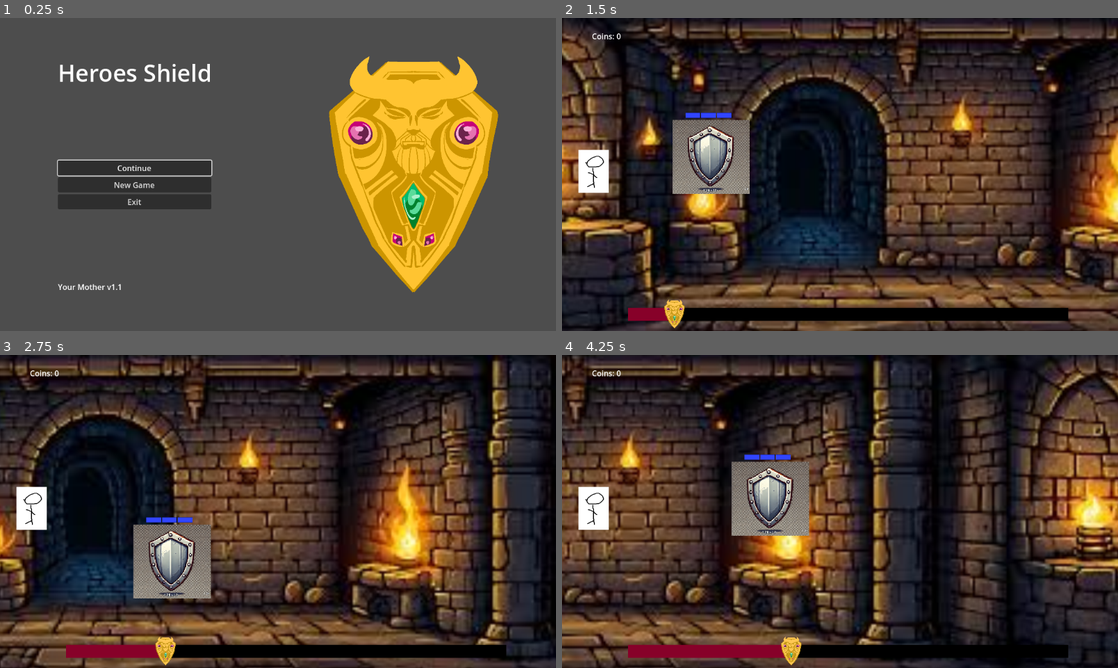
Above: before the commit, frames 1-4 (two rows, left to right).
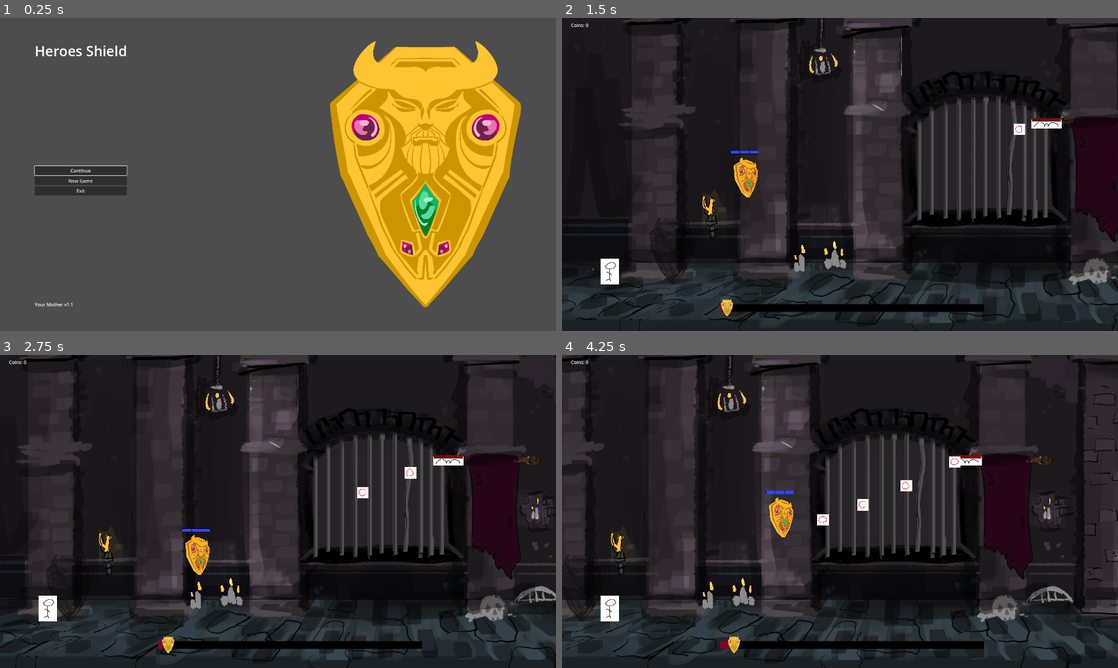
Above: after the commit, the same moments.

Repository: Cookie-Tin-Studios/Heroes-Shield
Game: Godot game, scene res://scenes/menu/main_menu.tscn
Two runs of this game, one before a commit and one after it. Both use one fixed random seed, a clock stepped at 60 frames per second and the inputs below.
Inputs (mouse positions are in pixels of both pictures, inside the frame that each line leads up to):
- Up to frame 1 (0.25 s): no input
- Up to frame 2 (1.5 s): click "New Game" at 0.5 s; move the mouse to (962, 158) at 1.27 s; hold Right (ui_right) from 1.28 s (still down); click (962, 158) at 1.35 s
- Up to frame 3 (2.75 s): move the mouse to (166, 527) at 2.02 s; release Right (ui_right) at 2.03 s; hold Down (ui_down) from 2.03 s (still down); click (166, 527) at 2.1 s
- Up to frame 4 (4.25 s): move the mouse to (895, 442) at 2.77 s; release Down (ui_down) at 2.78 s; hold Right (ui_right) 2.78-3.53 s; click (895, 442) at 2.85 s; move the mouse to (812, 574) at 3.52 s; hold Up (ui_up) from 3.53 s (still down); click (812, 574) at 3.6 s

The runs differ from the first frame. In frame 1, 17% of the frame differs, in the area x 6-94%, y 7-93%; in frame 2, 73%, in the area x 0-100%, y 0-100%; in frame 3, 72%; in frame 4, 71%.

Commit message:
Add new assets

Diff:
--- a/project.godot
+++ b/project.godot
@@ -23,6 +23,8 @@
 
 [display]
 
+window/size/viewport_width=1920
+window/size/viewport_height=1080
 window/stretch/mode="viewport"
 
 [dotnet]
@@ -43,12 +45,37 @@
 , Object(InputEventJoypadButton,"resource_local_to_scene":false,"resource_name":"","device":-1,"button_index":0,"pressure":0.0,"pressed":false,"script":null)
 ]
 }
+ui_left={
+"deadzone": 0.5,
+"events": [Object(InputEventKey,"resource_local_to_scene":false,"resource_name":"","device":0,"window_id":0,"alt_pressed":false,"shift_pressed":false,"ctrl_pressed":false,"meta_pressed":false,"pressed":false,"keycode":4194319,"physical_keycode":0,"key_label":0,"unicode":0,"location":0,"echo":false,"script":null)
+, Object(InputEventJoypadButton,"resource_local_to_scene":false,"resource_name":"","device":0,"button_index":13,"pressure":0.0,"pressed":false,"script":null)
+, Object(InputEventJoypadMotion,"resource_local_to_scene":false,"resource_name":"","device":0,"axis":0,"axis_value":-1.0,"script":null)
+, Object(InputEventKey,"resource_local_to_scene":false,"resource_name":"","device":-1,"window_id":0,"alt_pressed":false,"shift_pressed":false,"ctrl_pressed":false,"meta_pressed":false,"pressed":false,"keycode":0,"physical_keycode":65,"key_label":0,"unicode":97,"location":0,"echo":false,"script":null)
+]
+}
+ui_right={
+"deadzone": 0.5,
+"events": [Object(InputEventKey,"resource_local_to_scene":false,"resource_name":"","device":0,"window_id":0,"alt_pressed":false,"shift_pressed":false,"ctrl_pressed":false,"meta_pressed":false,"pressed":false,"keycode":4194321,"physical_keycode":0,"key_label":0,"unicode":0,"location":0,"echo":false,"script":null)
+, Object(InputEventJoypadButton,"resource_local_to_scene":false,"resource_name":"","device":0,"button_index":14,"pressure":0.0,"pressed":false,"script":null)
+, Object(InputEventJoypadMotion,"resource_local_to_scene":false,"resource_name":"","device":0,"axis":0,"axis_value":1.0,"script":null)
+, Object(InputEventKey,"resource_local_to_scene":false,"resource_name":"","device":-1,"window_id":0,"alt_pressed":false,"shift_pressed":false,"ctrl_pressed":false,"meta_pressed":false,"pressed":false,"keycode":0,"physical_keycode":68,"key_label":0,"unicode":100,"location":0,"echo":false,"script":null)
+]
+}
 ui_up={
 "deadzone": 0.5,
 "events": [Object(InputEventKey,"resource_local_to_scene":false,"resource_name":"","device":0,"window_id":0,"alt_presse …(194 unchanged characters)…
 , Object(InputEventJoypadButton,"resource_local_to_scene":false,"resource_name":"","device":0,"button_index":11,"pressure":0.0,"pressed":false,"script":null)
 , Object(InputEventJoypadMotion,"resource_local_to_scene":false,"resource_name":"","device":0,"axis":1,"axis_value":-1.0,"script":null)
 , Object(InputEventKey,"resource_local_to_scene":false,"resource_name":"","device":0,"window_id":0,"alt_pressed":false, …(185 unchanged characters)…
+, Object(InputEventKey,"resource_local_to_scene":false,"resource_name":"","device":-1,"window_id":0,"alt_pressed":false,"shift_pressed":false,"ctrl_pressed":false,"meta_pressed":false,"pressed":false,"keycode":0,"physical_keycode":87,"key_label":0,"unicode":119,"location":0,"echo":false,"script":null)
+]
+}
+ui_down={
+"deadzone": 0.5,
+"events": [Object(InputEventKey,"resource_local_to_scene":false,"resource_name":"","device":0,"window_id":0,"alt_pressed":false,"shift_pressed":false,"ctrl_pressed":false,"meta_pressed":false,"pressed":false,"keycode":4194322,"physical_keycode":0,"key_label":0,"unicode":0,"location":0,"echo":false,"script":null)
+, Object(InputEventJoypadButton,"resource_local_to_scene":false,"resource_name":"","device":0,"button_index":12,"pressure":0.0,"pressed":false,"script":null)
+, Object(InputEventJoypadMotion,"resource_local_to_scene":false,"resource_name":"","device":0,"axis":1,"axis_value":1.0,"script":null)
+, Object(InputEventKey,"resource_local_to_scene":false,"resource_name":"","device":-1,"window_id":0,"alt_pressed":false,"shift_pressed":false,"ctrl_pressed":false,"meta_pressed":false,"pressed":false,"keycode":0,"physical_keycode":83,"key_label":0,"unicode":115,"location":0,"echo":false,"script":null)
 ]
 }
 Pause={
--- a/scenes/HUD.tscn
+++ b/scenes/HUD.tscn
@@ -19,6 +19,7 @@
 offset_top = 26.0
 offset_right = 137.0
 offset_bottom = 74.0
+scale = Vector2(2, 2)
 
 [node name="Panel" type="Panel" parent="Control"]
 layout_mode = 2
@@ -31,10 +32,10 @@
 
 [node name="ProgressBar" type="ProgressBar" parent="Control"]
 layout_mode = 0
-offset_left = 75.0
-offset_top = 574.0
-offset_right = 987.0
-offset_bottom = 601.0
+offset_left = 515.0
+offset_top = 974.0
+offset_right = 1427.0
+offset_bottom = 1001.0
 theme_override_styles/background = SubResource("StyleBoxFlat_aoc6w")
 theme_override_styles/fill = SubResource("StyleBoxFlat_a8d5m")
 show_percentage = false
--- a/scenes/background.tscn
+++ b/scenes/background.tscn
@@ -1,13 +1,13 @@
 [gd_scene load_steps=2 format=3 uid="uid://cn3lii7exa78k"]
 
-[ext_resource type="Texture2D" uid="uid://dd7txxotnxl2a" path="res://assets/sprites/bad background.jpeg" id="1_42gn5"]
+[ext_resource type="Texture2D" uid="uid://ccnlg02iy2f2" path="res://assets/sprites/backgrounds/BG_Concept art.png" id="1_2siw2"]
 
 [node name="Background" type="ParallaxBackground"]
 
 [node name="ParallaxLayer" type="ParallaxLayer" parent="."]
 position = Vector2(1, 0)
-motion_scale = Vector2(0.5, 0.5)
-motion_mirroring = Vector2(367, 0)
+motion_scale = Vector2(2, 2)
+motion_mirroring = Vector2(5400, 0)
 
 [node name="Sprite2D" type="Sprite2D" parent="ParallaxLayer"]
 texture_repeat = 2
@@ -16,4 +16,4 @@
 offset_left = -0.666667
 offset_right = 366.333
 offset_bottom = 137.0
-texture = ExtResource("1_42gn5")
+texture = ExtResource("1_2siw2")
--- a/scenes/main.tscn
+++ b/scenes/main.tscn
@@ -5,6 +5,7 @@
 [ext_resource type="PackedScene" uid="uid://cn3lii7exa78k" path="res://scenes/background.tscn" id="3_3s816"]
 [ext_resource type="PackedScene" uid="uid://dtj2jcj8eeq22" path="res://scenes/HUD.tscn" id="5_scp5s"]
 [ext_resource type="PackedScene" uid="uid://ei3etn0w5se4" path="res://scenes/menu/pause_menu.tscn" id="5_yooe3"]
+[ext_resource type="PackedScene" uid="uid://cagf0iwwh4c62" path="res://scenes/mob_bat.tscn" id="6_cpf26"]
 
 [sub_resource type="GDScript" id="GDScript_81rl6"]
 script/source = "extends Node2D
@@ -27,24 +28,29 @@
 
 [node name="Idiot_hero" parent="." instance=ExtResource("2_jn0l8")]
 z_as_relative = false
-position = Vector2(130, 639)
+position = Vector2(319, 1761)
 
 [node name="Camera2D" type="Camera2D" parent="Idiot_hero"]
-position = Vector2(1021, 12)
+position = Vector2(1590, -669)
 scale = Vector2(1, 8.72)
 zoom = Vector2(0.5, 0.5)
 
 [node name="Background" parent="Idiot_hero/Camera2D" instance=ExtResource("3_3s816")]
-scale = Vector2(10, 10)
-transform = Transform2D(10, 0, 0, 10, 0, 0)
+scale = Vector2(1.15, 1.15)
+transform = Transform2D(1.15, 0, 0, 1.15, 0, 0)
 
 [node name="Shield" parent="." instance=ExtResource("2_w3671")]
-position = Vector2(629, 578)
+position = Vector2(1271, 1112)
 
 [node name="HUD" parent="." instance=ExtResource("5_scp5s")]
+scale = Vector2(0.5, 0.5)
+transform = Transform2D(0.5, 0, 0, 0.5, 0, 0)
 
 [node name="Control" type="Control" parent="."]
 layout_mode = 3
 anchors_preset = 0
 offset_right = 40.0
 offset_bottom = 40.0
+
+[node name="Mob_bat" parent="." instance=ExtResource("6_cpf26")]
+position = Vector2(3467, 705)
--- a/scenes/shield.tscn
+++ b/scenes/shield.tscn
@@ -1,7 +1,7 @@
-[gd_scene load_steps=8 format=3 uid="uid://bumwv0mx5w6aq"]
+[gd_scene load_steps=9 format=3 uid="uid://bumwv0mx5w6aq"]
 
-[ext_resource type="Texture2D" uid="uid://dtumenqgkxig" path="res://assets/sprites/bad shield.webp" id="1_1ilqa"]
 [ext_resource type="Script" path="res://scripts/shield/shield_health.gd" id="1_xflaf"]
+[ext_resource type="Texture2D" uid="uid://p5ced0yg4xrt" path="res://assets/sprites/shield/shield_Hero_main.png" id="2_guw5v"]
 [ext_resource type="Script" path="res://scripts/shield/health.gd" id="3_y2w1u"]
 [ext_resource type="Texture2D" uid="uid://5niwyw3ix51d" path="res://assets/sprites/shield_health/full_shield.png" id="4_1bor1"]
 [ext_resource type="Texture2D" uid="uid://dwpkqpico3ci5" path="res://assets/sprites/shield_health/empty_shield.png" id="5_hynbo"]
@@ -10,7 +10,7 @@
 radius = 115.0
 
 [sub_resource type="CircleShape2D" id="CircleShape2D_4icvd"]
-radius = 400.005
+radius = 196.163
 
 [sub_resource type="CircleShape2D" id="CircleShape2D_ey6sh"]
 radius = 141.089
@@ -22,7 +22,7 @@
 
 [node name="Sprite2D" type="Sprite2D" parent="."]
 scale = Vector2(0.313477, 0.300293)
-texture = ExtResource("1_1ilqa")
+texture = ExtResource("2_guw5v")
 
 [node name="Physical CollisionShape2D" type="CollisionShape2D" parent="."]
 shape = SubResource("CircleShape2D_3sjvr")
@@ -37,13 +37,12 @@
 [node name="DamageZoneCollision" type="CollisionShape2D" parent="DamageArea"]
 shape = SubResource("CircleShape2D_ey6sh")
 
-[connection signal="body_entered" from="ParryArea" to="." method="_on_parry_area_body_entered"]
-[connection signal="body_exited" from="ParryArea" to="." method="_on_parry_area_body_exited"]
-[connection signal="body_entered" from="DamageArea" to="." method="_on_area_2d_body_entered"]
 [node name="HealthBar" type="Node2D" parent="."]
 position = Vector2(-11, -172)
 script = ExtResource("3_y2w1u")
 section_texture = ExtResource("4_1bor1")
 empty_section_texture = ExtResource("5_hynbo")
 
-[connection signal="body_entered" from="Area2D" to="." method="_on_area_2d_body_entered"]
+[connection signal="body_entered" from="ParryArea" to="." method="_on_parry_area_body_entered"]
+[connection signal="body_exited" from="ParryArea" to="." method="_on_parry_area_body_exited"]
+[connection signal="body_entered" from="DamageArea" to="." method="_on_area_2d_body_entered"]
--- a/scripts/globals.gd
+++ b/scripts/globals.gd
@@ -6,7 +6,7 @@
 
 var _coins: int = 0
 var _level_progress: int = 0
-var _max_level_progress: int = 1000
+var _max_level_progress: int = 10000
 
 var coins: int:
 	get:
Binary file added: assets/sprites/backgrounds/BG_Concept art.png
Not shown, added: assets/sprites/backgrounds/BG_Concept art.png.import
Binary file added: assets/sprites/shield/shield_Hero_main.png
Not shown, added: assets/sprites/shield/shield_Hero_main.png.import
